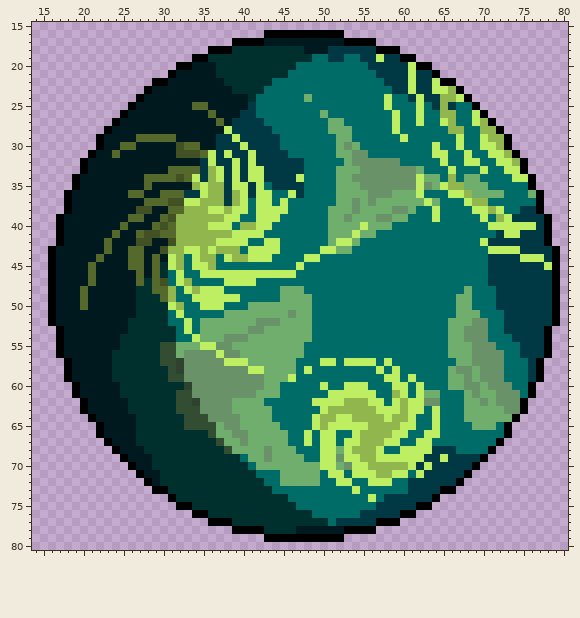
Two states of a sprite sheet, Assets/Resources/Planet/Planet_04.png. The picture above was drawn from the file before the commit.
The file is 480x480 pixels, drawn in blocks of 5x5; one block is one cell here. Shown: x 14..80, y 15..80.
Now the later version:
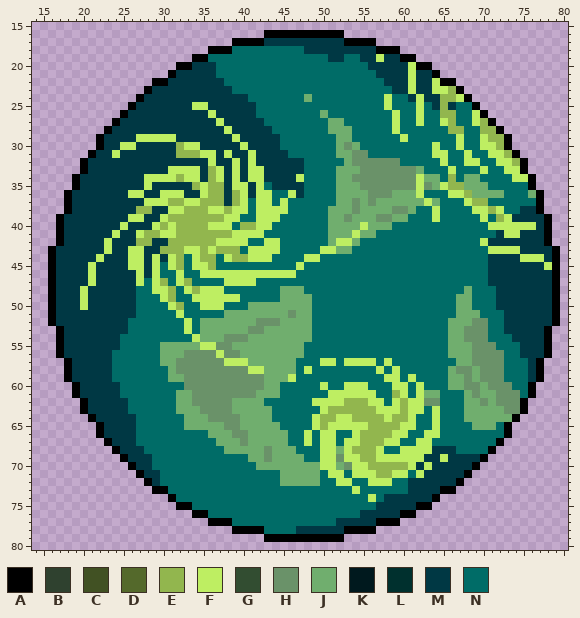
Palette (. is transparent): A #000000  B #2f412f  C #415123  D #54692b  E #92b64e  F #beee62  G #324d31  H #6a9269  J #70ae6e  K #00191e  L #00302e  M #003844  N #006c67
From old to new:
@@ x 15..54 @@
 16 ............................AAAAAAAAAA..
-17 ........................AAAAKKKKKKKKKKAA
-18 .....................AAALLLLLLLLLKKKMMMM
-19 ...................AALLLLLLLLLLLLLNNMMNN
-20 .................AAKKKLLLLLLLLLLNNNNNNNN
-21 ................AKKKKKLLLLLLLLLNNNNNNNNN
-22 ..............AAKKKKKKKLLLLLLNNNNNNNNNNN
-23 .............AKKKKKKKKKKLLLLNNNNNNNNNNNN
-24 ............AKKKKKKKKKKKKKLNNNNNNJNNNNNN
-25 ...........AKKKKKKKDDKKKKKMNNNNNNNNNNNNN
-26 ..........AKKKKKKKKKKDKKKMMNNNNNNNNJNNNN
-27 .........AKKKKKKKKKKKKDKMMMMNNNNNNNNJJNN
-28 ........AKKKKKKKKKKKKKKFMMMMMNNNNNNNJJJN
-29 .......AKKKKDDDDDKKKKKMMFMMMMMNNNNNNNJJN
-30 .......AKKDDKKKKKCDDKKMMMFMMMMNNNNNNNJHJ
-31 ......AKKDKKKKKKKCCCDFMFMMFMMMMNNNNNNJJH
-32 .....AKKKKKKKKKKKKKKMFMMFMFMMMMMMNNNNNJH
-33 .....AKKKKKKKKKKDDDDMEFMFMFFMMMMMNNNNJJJ
-34 ....AKKKKKKKKDDDDCDFMEFMFMFFMMMMFNNNNJJH
-35 ....AKKKKKKKKDKKKKKEFEEMFFMFNMMMMNNNNJJJ
-36 ...AKKKKKKKDDKKDDDMMFEEMEFMFFNNFMNNNNJJJ
-37 ...AKKKKKKKKKDDDCCFFEEEMEFNFFNFNNNNNNJJH
-38 ...AKKKKKKKKCCKKDDEEEFFEFFNFFFFNNNNNJJJH
-39 ..AKKKKKKKKDDKKDCEEEEEEFFNNFFFNNNNNNJJHJ
-40 ..AKKKKKKKDKKKDCDEEEEFFFNEEFFNNNNNNNJJJJ
-41 ..AKKKKKKDKKDCCDDEEEEEEEFFFFNNNNNNNNJJJF
-42 ..AKKKKKDKKKCCKKCEEEEEFFFFNNFFNNNNNNJFFJ
-43 .AKKKKKKDKKDDKKCEEFFEFEEENFFFFNNNNNFFJJN
-44 .AKKKKKDKKKDDKDKFENFEENFEEFFFNNNNFFNNNNN
-45 .AKKKKDKKKKDDKDLFENFFENNNNNNNNNNFNNNNNNN
-46 .AKKKKDKKKKKDKDLNFNNFFFFFFFFFFFFNNNNNNNN
-47 .AKKKKDKKKKKDLDCNFENNNNFFFFNNNNNNNNNNNNN
-48 .AKKKDKKKKKKLLDDENFEFFFNNNNNNNJJJNNNNNNN
-49 .AKKKDKKKKKKLLLDENNFFFFFFNNNNNJJJJNNNNNN
-50 .AKKKDKKKKKKLLLLFENNFFFNNNJJJJJJJJNNNNNN
-51 .AKKKKKKKKKKLLLLNFNNNNNJJJJJJJJHJJNNNNNN
-52 .AKKKKKKKKKLLLLLNNFNJJJJJJJHHHJJJJNNNNNN
-53 ..AKKKKKKKKLLLLLLNFNJJJJJJHHJJJJJJNNNNNN
-54 ..AKKKKKKKLLLLLLLNNFJJJHHHJJJJJJJJNNNNNN
-55 ..AKKKKKKKLLLLLGGJJJFFHHJJJJJJJJJNNNNNNN
-56 ..AKKKKKKLLLLLLGGJHHHHFHHJJJJJJJJNNNNNNN
-57 ...AKKKKKLLLLLLGGBHHHHHFFFJJJJJJNNNFFNFF
-58 ...AKKKKKLLLLLLLGBHHHHHHHHFFJJJJNFNNNNNN
-59 ...AKKKKKLLLLLLLGGHHHHHHHHHHJJJFNNNNNNNN
-60 ....AKKKKKLLLLLLLLBHHHHHHHHHJJNNNNNFNNFF
-61 ....AKKKKKLLLLLLLGGHHHHHHHHJJJNNNNNNFFFF
-62 .....AKKKKKLLLLLLGGBHHHHJJJJNNNNNNFFFFEE
-63 .....AKKKKKLLLLLLGGGHHHHJJJJJNNNNNNFEEEE
-64 ......AKKKKKLLLLLLGGGHHHHJJJJNNNNNFEEFFE
-65 .......AKKKKLLLLLLGGGGJHHJJJJJNNNNFEFFFF
-66 .......AKKKKLLLLLLLLLGJJHHJJJJJNNFNFFNNF
-67 ........AKKKLLLLLLLLLLGJJHJJJJJNNFNFFNFF
-68 .........AKKKLLLLLLLLLLGJJJJHJJJNNNFFJFE
-69 ..........AKKKLLLLLLLLLLLNJJHJJJJNNFFHFF
-70 ...........AKKLLLLLLLLLLLLNJJJJJJJJFFJHF
-71 ............AKKLLLLLLLLLLLLNNNJJJJJNFFNF
-72 .............AKLLLLLLLLLLLLLNNJJJJJNNFFN
-73 ..............AALLLLLLLLLLLLLNNNNNNNNNNF
-74 ................ALLLLLLLLLLLLLLNNNNNNNNN
-75 .................AALLLLLLLLLLLLLNNNNNNNN
-76 ...................AALLLLLLLLLLLLLNNNNNN
-77 .....................AAALLLLLLLLLLLLNMMM
-78 ........................AAAALLLLKKKKKKAA
+17 ........................AAAAMMMMMMMMMMAA
+18 .....................AAANNNNNNNNNMMMMMMM
+19 ...................AANNNNNNNNNNNNNNNMMNN
+20 .................AAMMMNNNNNNNNNNNNNNNNNN
+21 ................AMMMMMNNNNNNNNNNNNNNNNNN
+22 ..............AAMMMMMMMNNNNNNNNNNNNNNNNN
+23 .............AMMMMMMMMMMNNNNNNNNNNNNNNNN
+24 ............AMMMMMMMMMMMMMNNNNNNNJNNNNNN
+25 ...........AMMMMMMMFFMMMMMMNNNNNNNNNNNNN
+26 ..........AMMMMMMMMMMFMMMMMNNNNNNNNJNNNN
+27 .........AMMMMMMMMMMMMFMMMMMNNNNNNNNJJNN
+28 ........AMMMMMMMMMMMMMMFMMMMMNNNNNNNJJJN
+29 .......AMMMMFFFFFMMMMMMMFMMMMMNNNNNNNJJN
+30 .......AMMFFMMMMMEFFMMMMMFMMMMNNNNNNNJHJ
+31 ......AMMFMMMMMMMEEEFFMFMMFMMMMNNNNNNJJH
+32 .....AMMMMMMMMMMMMMMMFMMFMFMMMMMMNNNNNJH
+33 .....AMMMMMMMMMMFFFFMEFMFMFFMMMMMNNNNJJJ
+34 ....AMMMMMMMMFFFFEFFMEFMFMFFMMMMFNNNNJJH
+35 ....AMMMMMMMMFMMMMMEFEEMFFMFNMMMMNNNNJJJ
+36 ...AMMMMMMMFFMMFFFMMFEEMEFMFFNNFMNNNNJJJ
+37 ...AMMMMMMMMMFFFEEFFEEEMEFNFFNFNNNNNNJJH
+38 ...AMMMMMMMMEEMMFFEEEFFEFFNFFFFNNNNNJJJH
+39 ..AMMMMMMMMFFMMFEEEEEEEFFNNFFFNNNNNNJJHJ
+40 ..AMMMMMMMFMMMFEFEEEEFFFNEEFFNNNNNNNJJJJ
+41 ..AMMMMMMFMMFEEFFEEEEEEEFFFFNNNNNNNNJJJF
+42 ..AMMMMMFMMMEEMMEEEEEEFFFFNNFFNNNNNNJFFJ
+43 .AMMMMMMFMMFFMMEEEFFEFEEENFFFFNNNNNFFJJN
+44 .AMMMMMFMMMFFMFMFENFEENFEEFFFNNNNFFNNNNN
+45 .AMMMMFMMMMFFMFNFENFFENNNNNNNNNNFNNNNNNN
+46 .AMMMMFMMMMMFMFNNFNNFFFFFFFFFFFFNNNNNNNN
+47 .AMMMMFMMMMMFNFENFENNNNFFFFNNNNNNNNNNNNN
+48 .AMMMFMMMMMMNNFFENFEFFFNNNNNNNJJJNNNNNNN
+49 .AMMMFMMMMMMNNNFENNFFFFFFNNNNNJJJJNNNNNN
+50 .AMMMFMMMMMMNNNNFENNFFFNNNJJJJJJJJNNNNNN
+51 .AMMMMMMMMMMNNNNNFNNNNNJJJJJJJJHJJNNNNNN
+52 .AMMMMMMMMMNNNNNNNFNJJJJJJJHHHJJJJNNNNNN
+53 ..AMMMMMMMMNNNNNNNFNJJJJJJHHJJJJJJNNNNNN
+54 ..AMMMMMMMNNNNNNNNNFJJJHHHJJJJJJJJNNNNNN
+55 ..AMMMMMMMNNNNNJJJJJFFHHJJJJJJJJJNNNNNNN
+56 ..AMMMMMMNNNNNNJJJHHHHFHHJJJJJJJJNNNNNNN
+57 ...AMMMMMNNNNNNJJHHHHHHFFFJJJJJJNNNFFNFF
+58 ...AMMMMMNNNNNNNJHHHHHHHHHFFJJJJNFNNNNNN
+59 ...AMMMMMNNNNNNNJJHHHHHHHHHHJJJFNNNNNNNN
+60 ....AMMMMMNNNNNNNNHHHHHHHHHHJJNNNNNFNNFF
+61 ....AMMMMMNNNNNNNJJHHHHHHHHJJJNNNNNNFFFF
+62 .....AMMMMMNNNNNNJJHHHHHJJJJNNNNNNFFFFEE
+63 .....AMMMMMNNNNNNJJJHHHHJJJJJNNNNNNFEEEE
+64 ......AMMMMMNNNNNNJJJHHHHJJJJNNNNNFEEFFE
+65 .......AMMMMNNNNNNJJJJJHHJJJJJNNNNFEFFFF
+66 .......AMMMMNNNNNNNNNJJJHHJJJJJNNFNFFNNF
+67 ........AMMMNNNNNNNNNNJJJHJJJJJNNFNFFNFF
+68 .........AMMMNNNNNNNNNNJJJJJHJJJNNNFFJFE
+69 ..........AMMMNNNNNNNNNNNNJJHJJJJNNFFHFF
+70 ...........AMMNNNNNNNNNNNNNJJJJJJJJFFJHF
+71 ............AMMNNNNNNNNNNNNNNNJJJJJNFFNF
+72 .............AMNNNNNNNNNNNNNNNJJJJJNNFFN
+73 ..............AANNNNNNNNNNNNNNNNNNNNNNNF
+74 ................ANNNNNNNNNNNNNNNNNNNNNNN
+75 .................AANNNNNNNNNNNNNNNNNNNNN
+76 ...................AANNNNNNNNNNNNNNNNNNN
+77 .....................AAANNNNNNNNNNNNNMMM
+78 ........................AAAANNNNMMMMMMAA
 79 ............................AAAAAAAAAA..
Where, in picture pixels (left, top, right, bottom), the same in both pictures:
changed: (56, 38, 344, 534)
